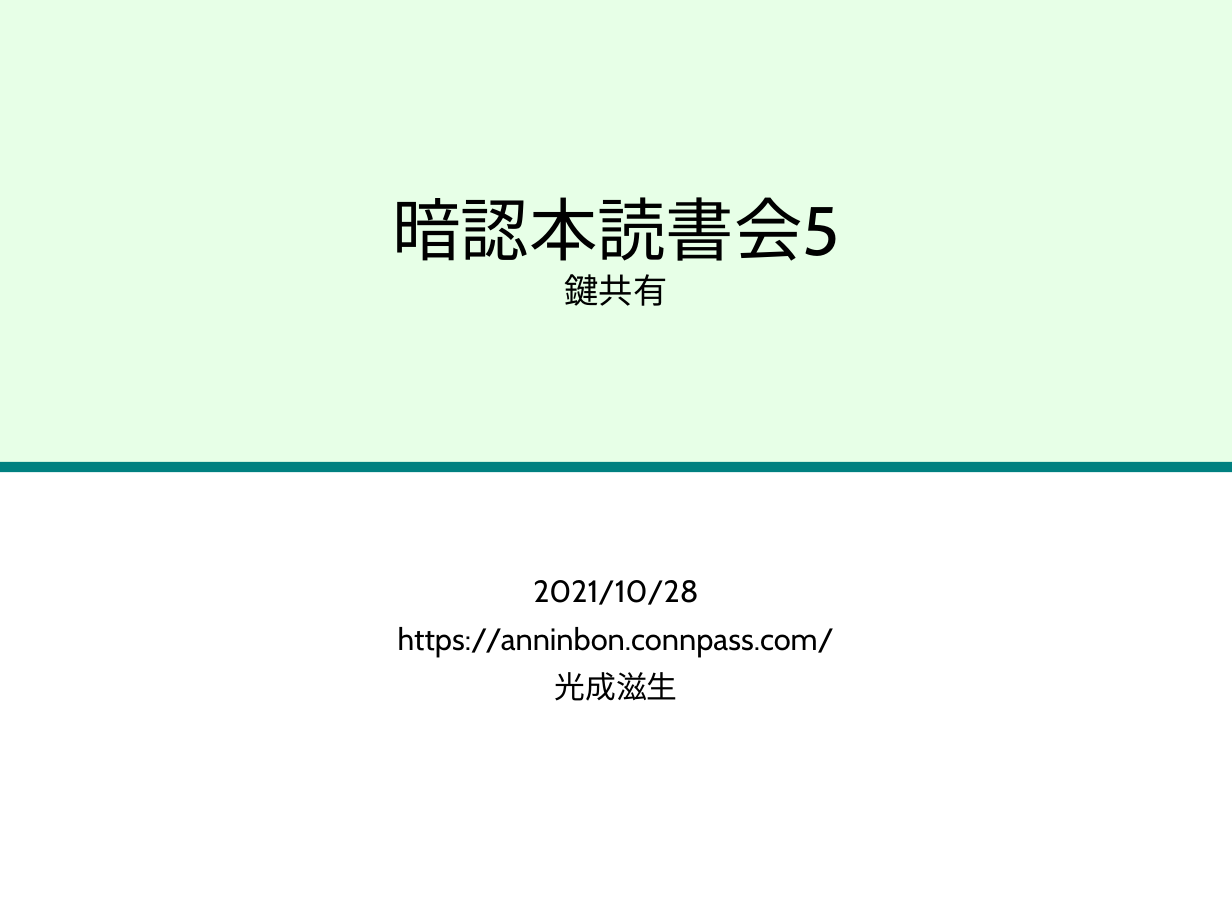
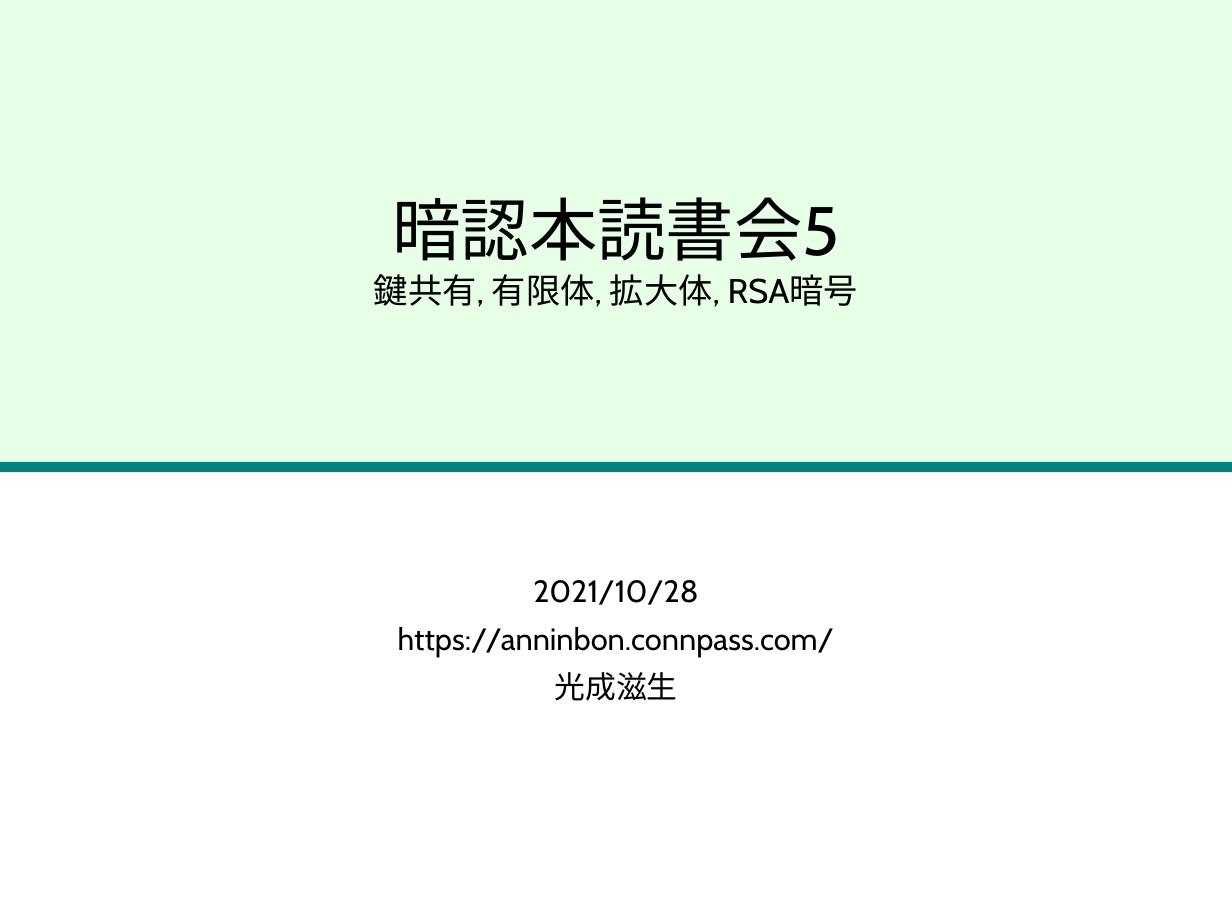
Before and after one commit to herumi/anninbon, a slide deck: slide 1 of lec/anninbon5.pptx. Drawn at 1232x924 pixels with LibreOffice and Linux fonts; fonts in the diff are those of the drawing; background and template pictures are left out. Boxes give left, top, right and bottom in pixels: in the first picture for what was removed or moved away, otherwise in the second. Text is boxed around its words. In the diff, an @@ line names an element or a change of style, - is before the commit and + after.

Commit message:
update pptx

```diff
--- a/lec/anninbon5.pptx
+++ b/lec/anninbon5.pptx
@@ title at [374, 197, 858, 307]: text changed; size 40 to 20 pt @@
-暗認本読書会5
-鍵共有
+暗認本読書会5
+鍵共有, 有限体, 拡大体, RSA暗号
```
Also in this commit, not shown: 4 slides removed, 1 other file.
